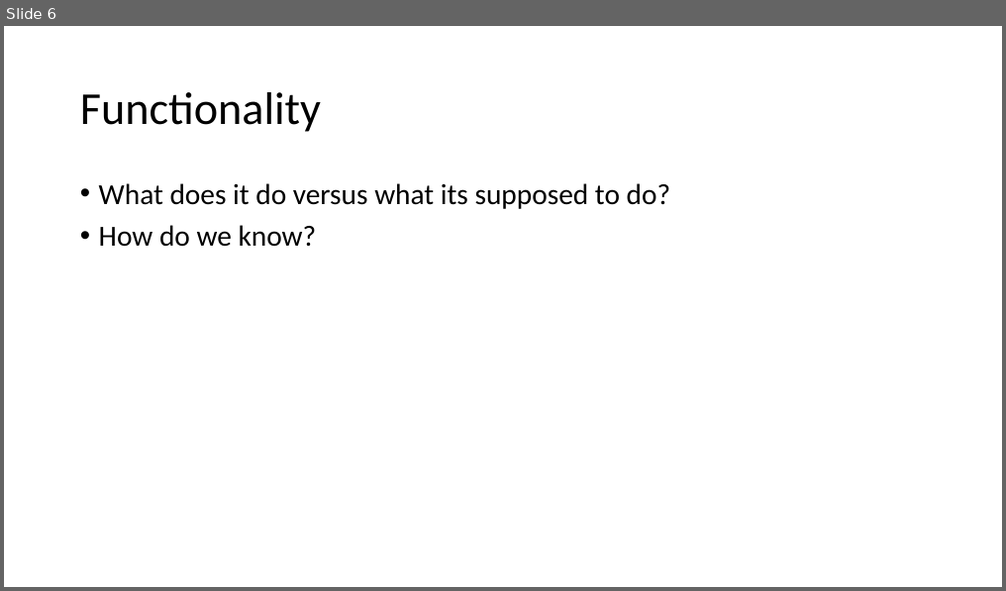
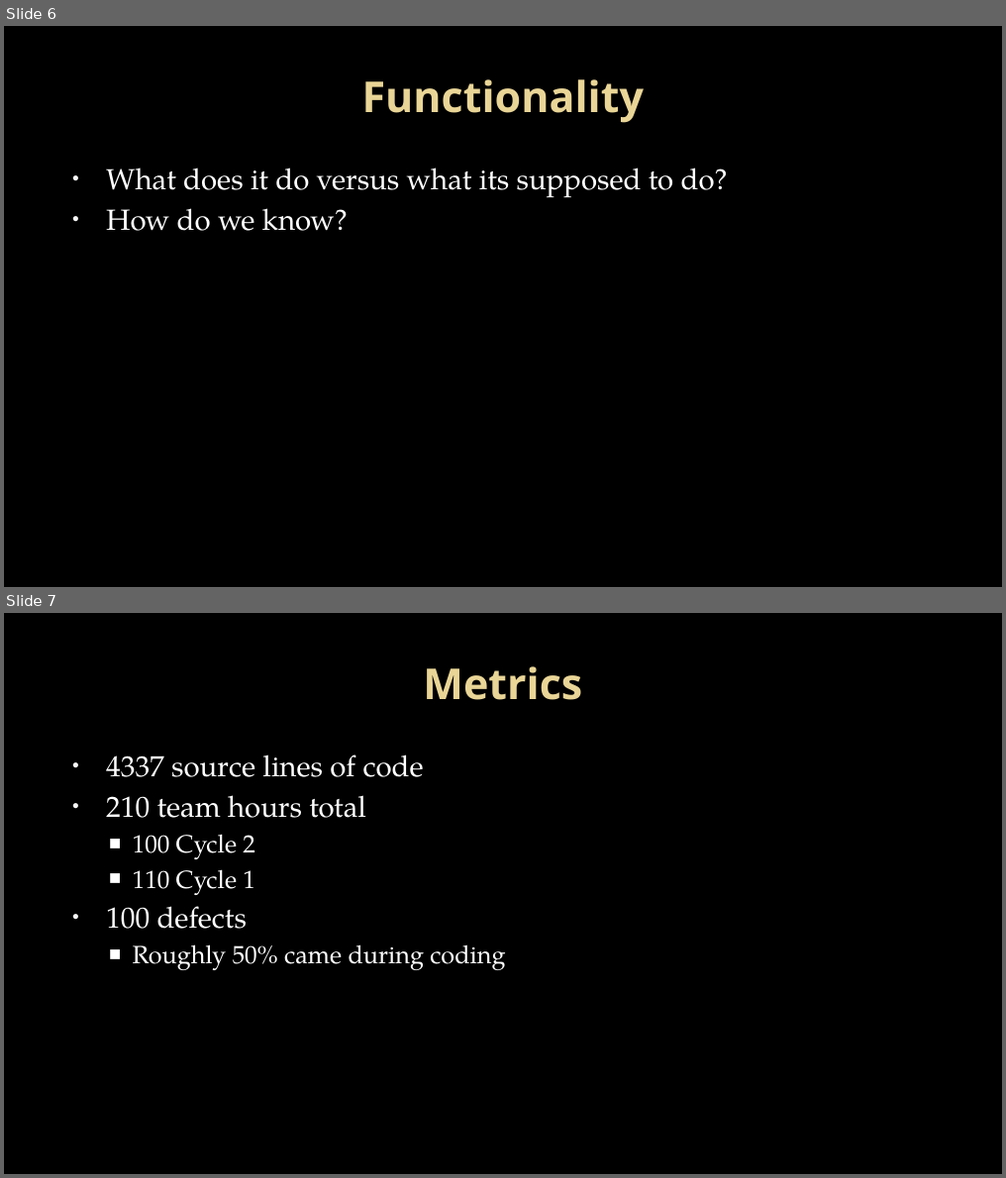
Before and after one commit to powellb1/SE300, a slide deck: Artifacts/Cycle 2/Presentation.pptx. Shown one above the other, each under a label of ours: slide 6 before the commit, slides 6 and 7 after it. The pictures are 1006x591 and 1006x1178 pixels, drawn with LibreOffice and Linux fonts; fonts in the diff are those of the drawing; background and template pictures are left out. Boxes give left, top, right and bottom in pixels: in the first picture for what was removed or moved away, otherwise in the second. Text is boxed around its words. In the diff, an @@ line names an element or a change of style, - is before the commit and + after.

```diff
--- a/Artifacts/Cycle 2/Presentation.pptx
+++ b/Artifacts/Cycle 2/Presentation.pptx
@@ slide 7 added at <box>4,613,1002,1174</box>, background picture (left out) @@
@@ title added at <box>423,666,582,700</box>, 41 pt, text gradient #EAD696 to #E7D081, bold @@
+Metrics
@@ text added at <box>106,755,505,970</box>, 28 pt, text #FFFFFF @@
+• 4337 source lines of code
+• 210 team hours total
+  ■ 100 Cycle 2
+  ■ 110 Cycle 1
+• 100 defects
+  ■ Roughly 50% came during coding
@@ slide 6 changed as well @@
@@ background #FFFFFF to picture (left out) @@
@@ title "Functionality": place and size @@
-title "Functionality" at <box>80,92,321,132</box>
+title "Functionality" at <box>362,79,644,123</box>
@@ title "Functionality" at <box>362,79,644,123</box>: size 44 to 41 pt, font Calibri to Noto Sans, text colour #000000 to gradient #EAD696 to #E7D081, bold on; alignment left to centre; line spacing 0.9 to 1 @@
@@ text "What does it do versus ...": place and size @@
-text "What does it do versus ..." at <box>99,183,671,247</box>
+text "What does it do versus ..." at <box>106,168,728,231</box>
@@ text "What does it do versus ..." at <box>106,168,728,231</box>: font Calibri to TeX Gyre Pagella, text colour #000000 to #FFFFFF; indent changed; line spacing 0.9 to 1; less space between paragraphs @@
```
Also in this commit, not shown: 8 other slides changed, 1 slide removed, 3 other files.
